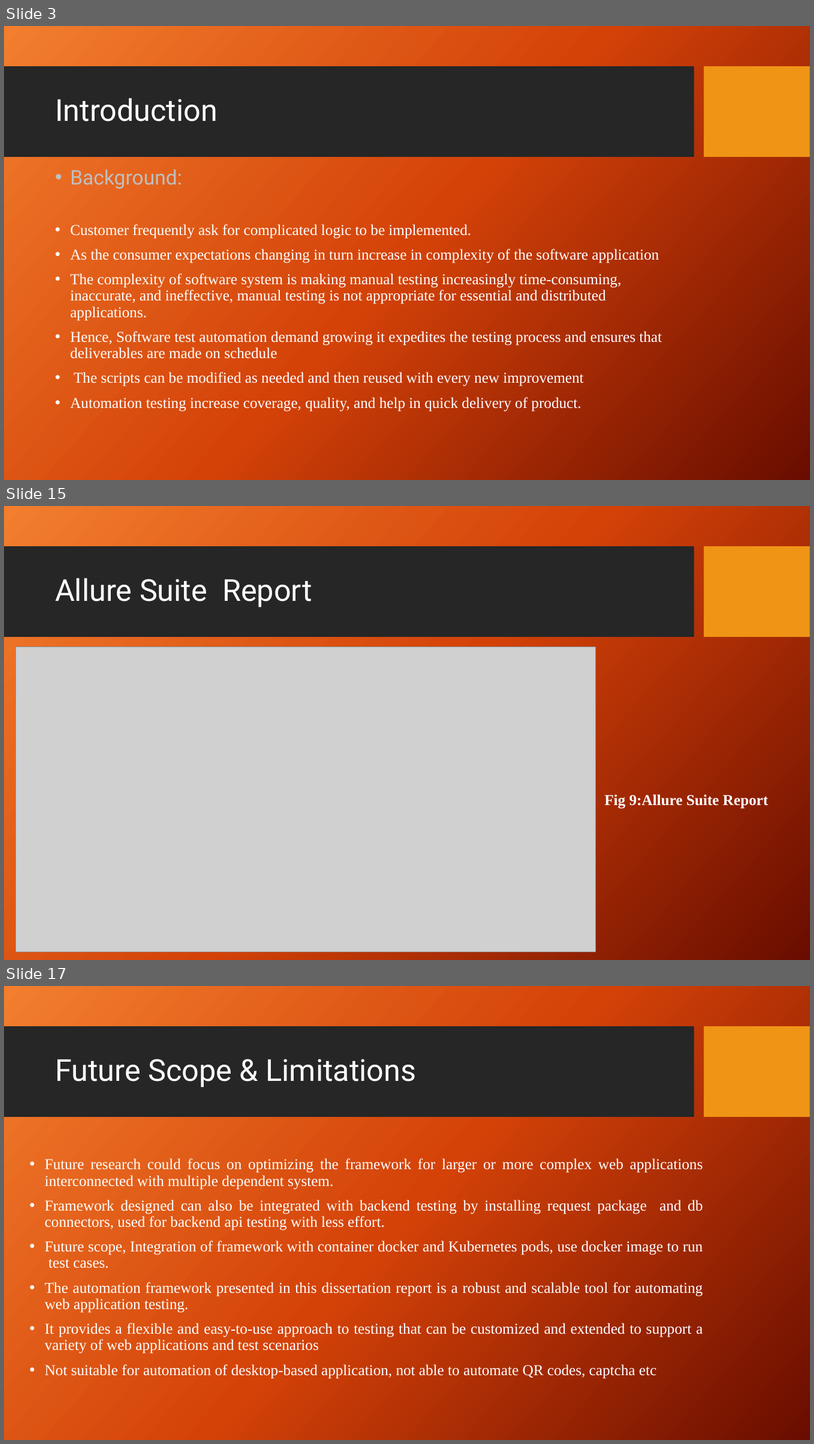
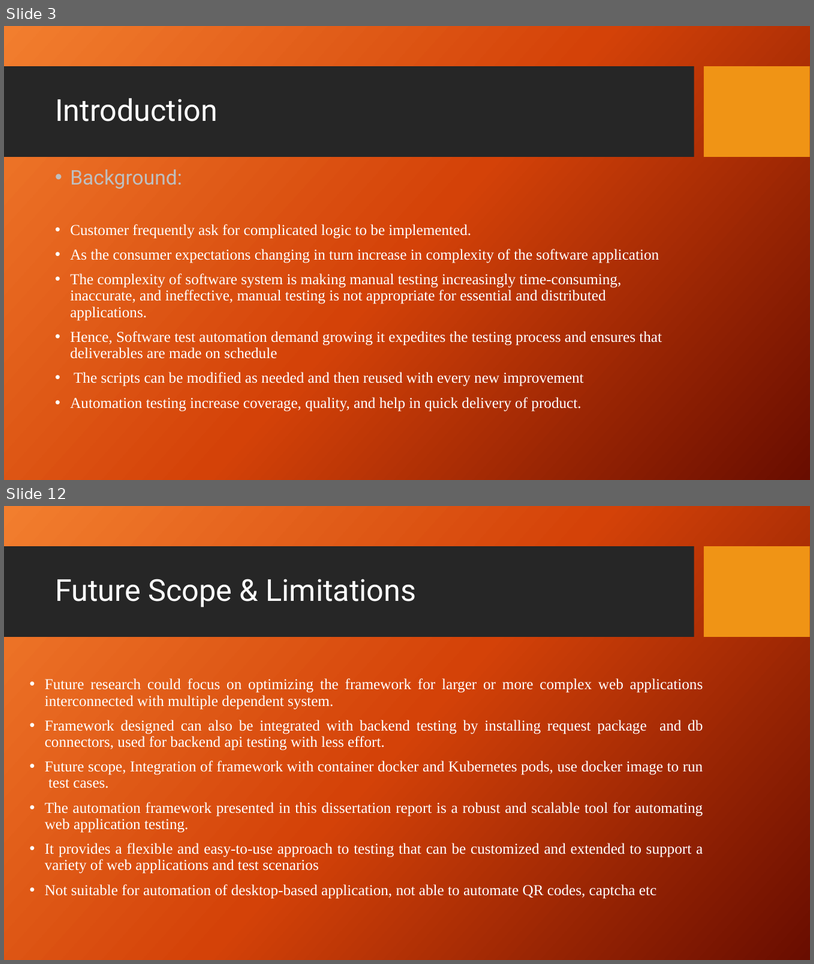
Before and after one commit to ShelkeAkshay-2022mt93331/dissertation, a slide deck: 7_Reports/3_Final_PPT/2022mt93331.pptx. Shown one above the other, each under a label of ours: slides 3, 15 and 17 before the commit, slides 3 and 12 after it; the slides between them are not shown. The pictures are 814x1444 and 814x964 pixels, drawn with LibreOffice and Linux fonts; fonts in the diff are those of the drawing; grey boxes stand for pictures; background and template pictures are left out. Boxes give left, top, right and bottom in pixels: in the first picture for what was removed or moved away, otherwise in the second. Text is boxed around its words. In the diff, an @@ line names an element or a change of style, - is before the commit and + after.

```diff
--- a/7_Reports/3_Final_PPT/2022mt93331.pptx
+++ b/7_Reports/3_Final_PPT/2022mt93331.pptx
@@ slide 15 removed at bbox=[4, 506, 810, 960], background picture (left out); not listed: 2 template elements that a slide beside it also shows @@
@@ title removed at bbox=[55, 578, 312, 607] @@
-Allure Suite Report
@@ picture removed at bbox=[15, 646, 596, 951] @@
@@ text removed at bbox=[605, 794, 768, 808] @@
-Fig 9:Allure Suite Report
@@ what was slide 17 is now slide 12 @@
```
Also in this commit, not shown: 6 slides changed, 4 slides added, 8 other slides removed.
